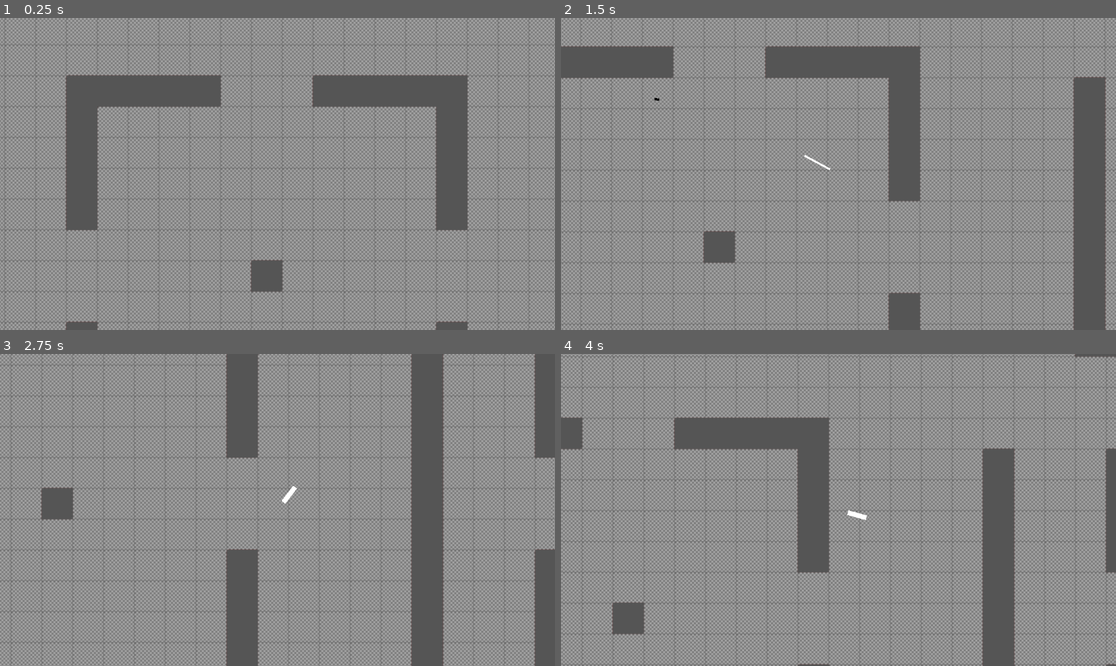
Above: before the commit, frames 1-4 (two rows, left to right).
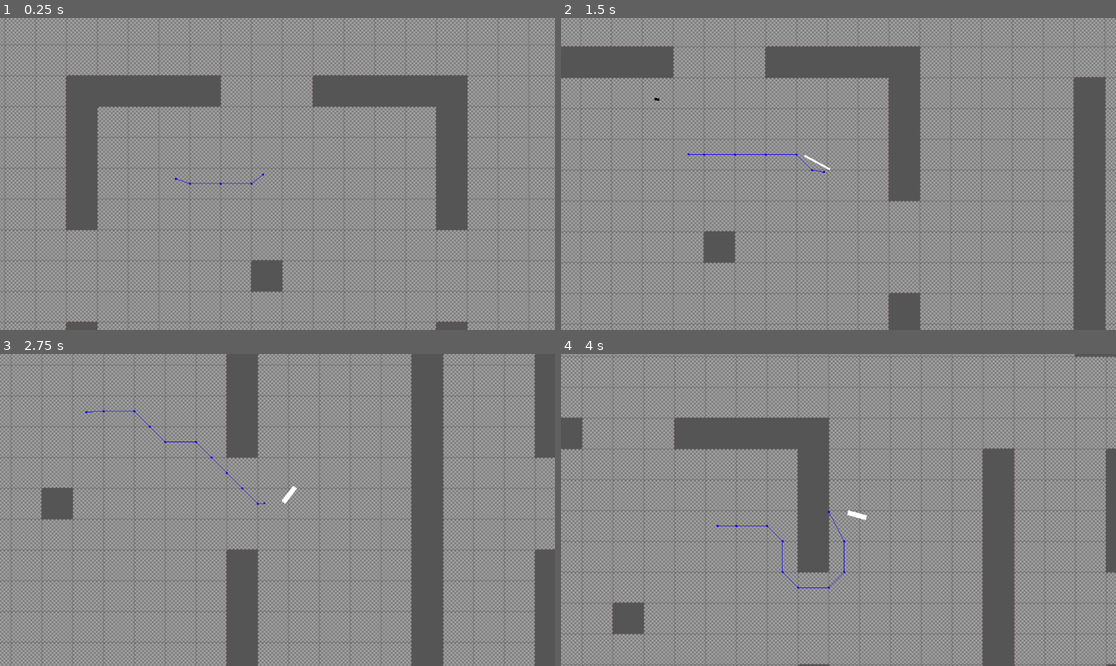
Above: after the commit, the same moments.

Repository: ainz88988/grupp-project-spel
Game: Godot game, scene res://scenes/main scene.tscn
The game is run twice, just before and just after one commit, with the same random seed, the same clock (stepped at 60 frames per second) and the same inputs.
Inputs (mouse positions are in pixels of both pictures, inside the frame that each line leads up to):
- Up to frame 1 (0.25 s): no input
- Up to frame 2 (1.5 s): tap Enter at 0.5 s; move the mouse to (960, 158) at 0.52 s; press the mouse at (960, 158) at 0.53 s; hold D (right) 0.53-1.28 s; move the mouse to (727, 189) at 1.27 s; release the mouse at (727, 189) at 1.28 s; hold S (down) from 1.28 s (still down); tap Mouse wheel down (scroll_down) at 1.35 s
- Up to frame 3 (2.75 s): move the mouse to (333, 441) at 2.02 s; release S (down) at 2.03 s; hold D (right) from 2.03 s (still down); tap Mouse wheel up (scroll_up) at 2.1 s
- Up to frame 4 (4 s): move the mouse to (810, 572) at 2.77 s; release D (right) at 2.78 s; hold W (up) 2.78-3.53 s; tap Shift (sprint) at 2.85 s; move the mouse to (1005, 556) at 3.52 s; hold A (left) from 3.53 s (still down); tap B (switch_firemode) at 3.6 s

The runs differ from the first frame. In frame 1, less than 0.1% of the frame differs, in the area x 31-48%, y 49-54%; in frame 2, less than 0.1%; in frame 3, 0.1%; in frame 4, 0.1%, in the area x 28-52%, y 50-76%.

Commit message:
golv/vägg

Diff:
--- a/scenes/main scene.tscn
+++ b/scenes/main scene.tscn
@@ -44,10 +44,17 @@
 2:0/0 = 0
 5:0/0 = 0
 
+[sub_resource type="NavigationPolygon" id="NavigationPolygon_xjo5x"]
+vertices = PackedVector2Array(8, 8, -8, 8, -8, -8, 8, -8)
+polygons = Array[PackedInt32Array]([PackedInt32Array(0, 1, 2, 3)])
+outlines = Array[PackedVector2Array]([PackedVector2Array(-8, -8, 8, -8, 8, 8, -8, 8)])
+agent_radius = 0.0
+
 [sub_resource type="TileSetAtlasSource" id="TileSetAtlasSource_68jpi"]
 texture = ExtResource("5_oh01k")
 texture_region_size = Vector2i(64, 64)
 0:0/0 = 0
+0:0/0/navigation_layer_0/polygon = SubResource("NavigationPolygon_xjo5x")
 
 [sub_resource type="TileSet" id="TileSet_gutyo"]
 physics_layer_0/collision_layer = 4
Not shown: 1 places in scenes/main scene.tscn that only renumber resources
